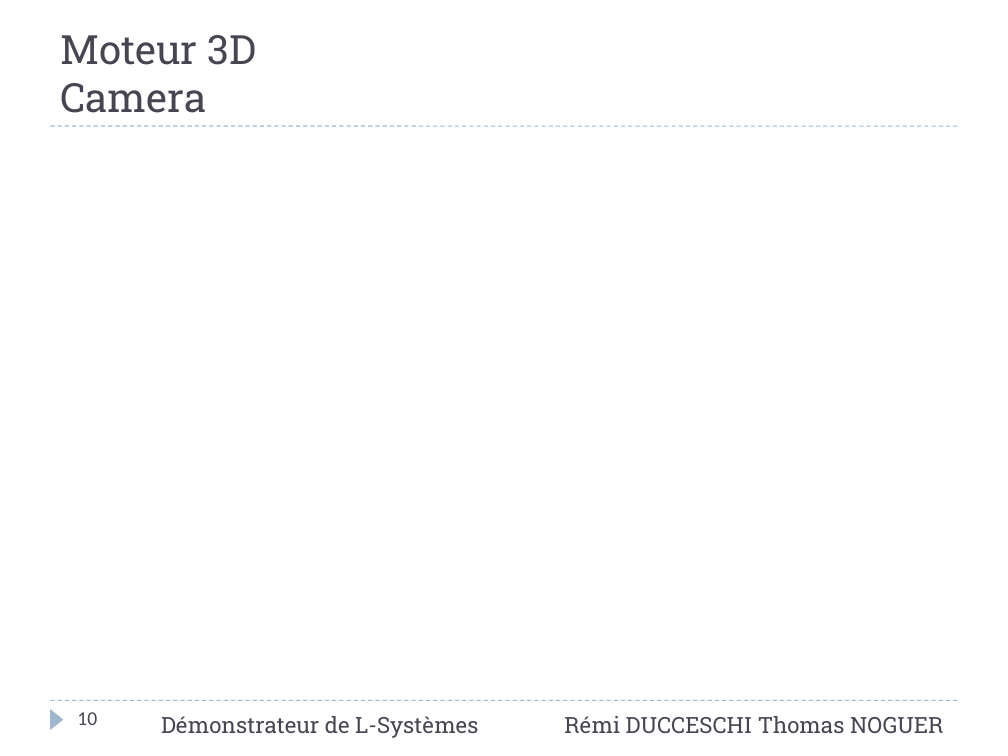
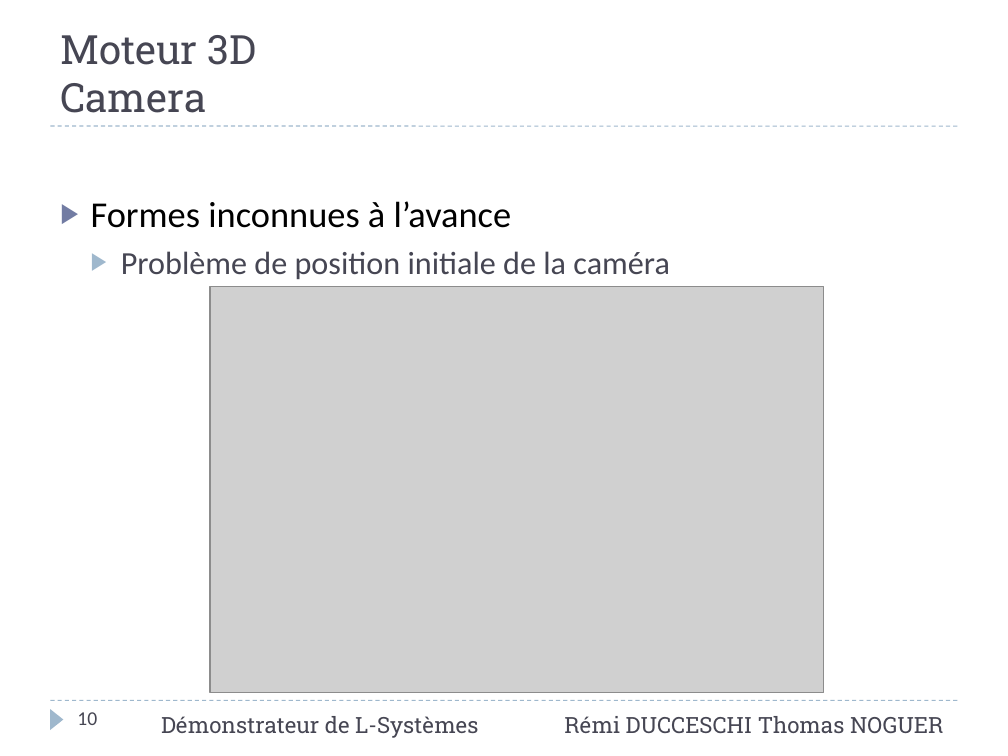
Before and after one commit to Cepheus/L-Systems, a slide deck: slide 10 of doc/Rapport/Présentation.pptx. Drawn at 1008x756 pixels with LibreOffice and Linux fonts; fonts in the diff are those of the drawing; grey boxes stand for pictures. Boxes give left, top, right and bottom in pixels: in the first picture for what was removed or moved away, otherwise in the second. Text is boxed around its words. In the diff, an @@ line names an element or a change of style, - is before the commit and + after.

```diff
--- a/doc/Rapport/Présentation.pptx
+++ b/doc/Rapport/Présentation.pptx
@@ text added at box(91, 201, 670, 279), 23 pt, text #464653 @@
+▶ Formes inconnues à l’avance
+  ▶ Problème de position initiale de la caméra
@@ picture added at box(210, 286, 824, 692) @@
```
Also in this commit, not shown: 9 other slides changed, 1 slide added, 1 slide removed.
